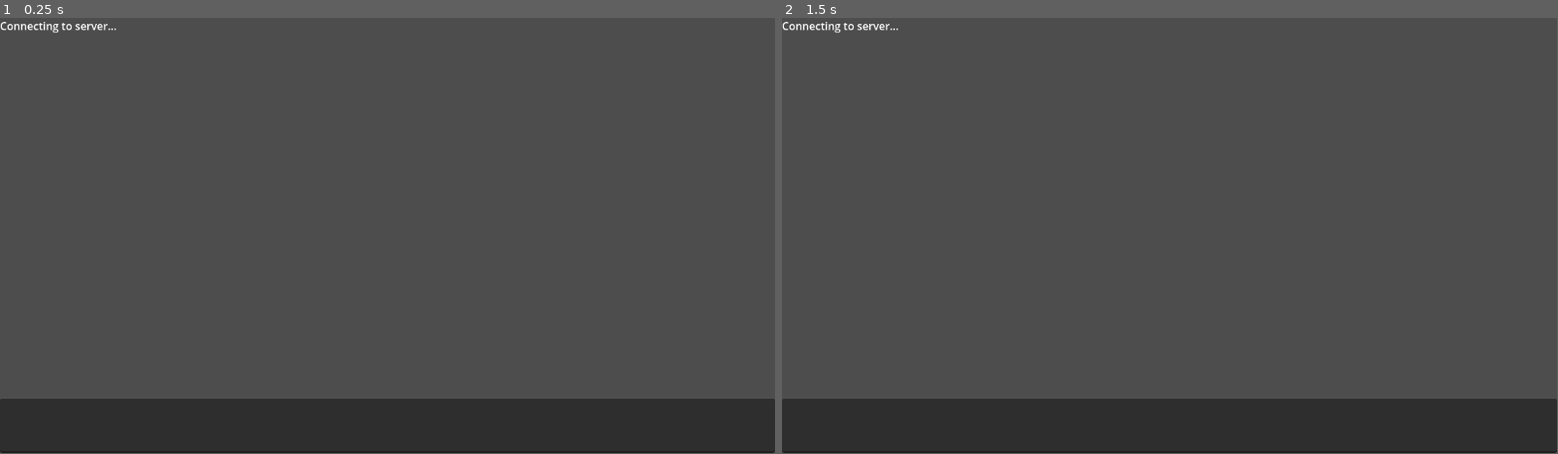
Above: before the commit, frames 1-2 (left to right).
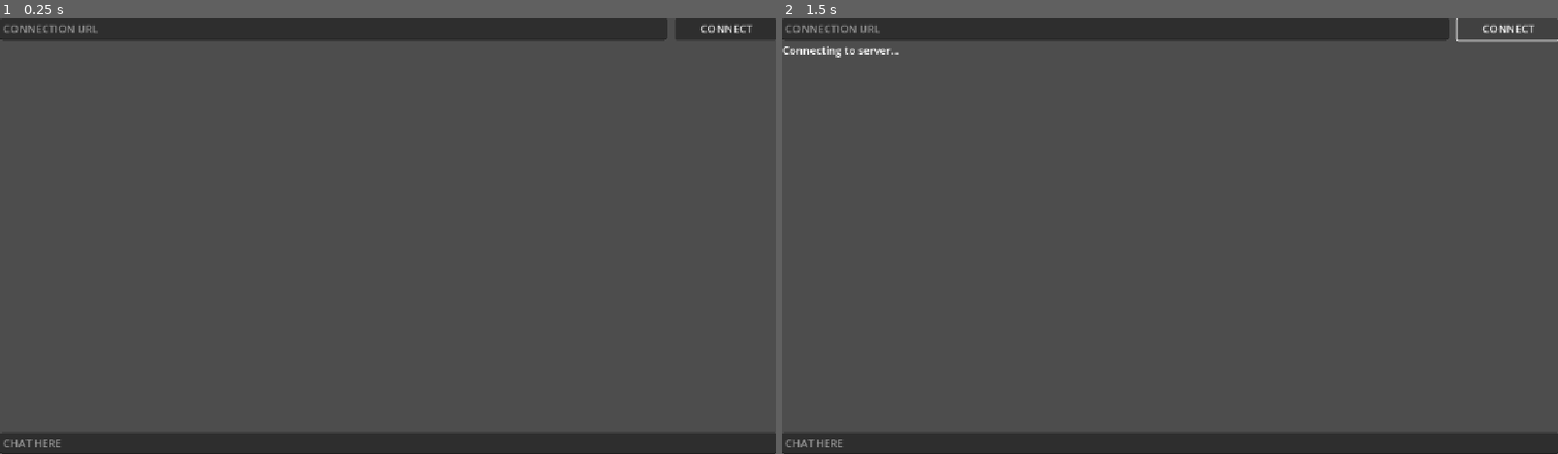
Above: after the commit, the same moments.

Repository: yeti-collective/go-godot-poc
Game: Godot game, scene res://Main.tscn
The game is run twice, just before and just after one commit, with the same random seed, the same clock (stepped at 60 frames per second) and the same inputs.
Inputs (mouse positions are in pixels of both pictures, inside the frame that each line leads up to):
- Up to frame 1 (0.25 s): no input
- Up to frame 2 (1.5 s): click (1503, 26) at 0.5 s, where only the run after the commit has a clickable "CONNECT"
In our replay, the window is 799x449 before the commit and 800x450 after it. These sizes can differ from the game's own. Grey fills any space a smaller window leaves; there, only what the larger window draws over its background counts as a difference.

The runs differ from the first frame. In frame 1, 12% of the frame differs, in the area x 0-100%, y 0-100%; in frame 2, 12%.

Commit message:
Adds editable connection url (#6)
* Adds editable connection url

* Set aspect to keep_height

Diff:
--- a/client/Main.tscn
+++ b/client/Main.tscn
@@ -8,19 +8,37 @@
 
 [node name="GUI" type="CanvasLayer" parent="."]
 
-[node name="ChatLog" type="RichTextLabel" parent="GUI"]
-anchors_preset = 10
+[node name="VBoxContainer" type="VBoxContainer" parent="GUI"]
+anchors_preset = 15
 anchor_right = 1.0
-offset_bottom = 472.0
+anchor_bottom = 1.0
 grow_horizontal = 2
+grow_vertical = 2
+
+[node name="HSplitContainer" type="HSplitContainer" parent="GUI/VBoxContainer"]
+layout_mode = 2
+
+[node name="URLInput" type="LineEdit" parent="GUI/VBoxContainer/HSplitContainer"]
+layout_mode = 2
+size_flags_horizontal = 3
+size_flags_vertical = 0
+placeholder_text = "CONNECTION URL"
+
+[node name="ConnectButton" type="Button" parent="GUI/VBoxContainer/HSplitContainer"]
+custom_minimum_size = Vector2(150, 0)
+layout_mode = 2
+text = "CONNECT"
+
+[node name="ChatLog" type="RichTextLabel" parent="GUI/VBoxContainer"]
+layout_mode = 2
+size_flags_vertical = 3
 script = ExtResource("2_uu6xs")
 metadata/_custom_type_script = "uid://duy2kpxogly3y"
 
-[node name="LineEdit" type="LineEdit" parent="GUI"]
-anchors_preset = 12
-anchor_top = 1.0
-anchor_right = 1.0
-anchor_bottom = 1.0
-offset_top = -81.0
-grow_horizontal = 2
-grow_vertical = 0
+[node name="LineEdit" type="LineEdit" parent="GUI/VBoxContainer"]
+custom_minimum_size = Vector2(100, 30)
+layout_mode = 2
+placeholder_text = "CHAT HERE"
+
+[connection signal="text_submitted" from="GUI/VBoxContainer/HSplitContainer/URLInput" to="." method="_on_url_input_text_submitted"]
+[connection signal="pressed" from="GUI/VBoxContainer/HSplitContainer/ConnectButton" to="." method="_on_connect_button_pressed"]
--- a/client/main.gd
+++ b/client/main.gd
@@ -2,8 +2,28 @@
 
 const packets := preload("res://packets.gd")
 
-@onready var chat_log: ChatLog = $GUI/ChatLog
-@onready var line_input: LineEdit = $GUI/LineEdit
+@onready var chat_log: ChatLog = $GUI/VBoxContainer/ChatLog
+@onready var line_input: LineEdit = $GUI/VBoxContainer/LineEdit
+@onready var url_input: LineEdit = $GUI/VBoxContainer/HSplitContainer/URLInput
+@onready var conn_button: Button = $GUI/VBoxContainer/HSplitContainer/ConnectButton
+
+var connected := false:
+	set(val):
+		connected = val
+		if conn_button != null:
+			conn_button.text = "DISCONNECT" if val else "CONNECT"
+			url_input.editable = !connected
+			line_input.editable = connected
+
+func attempt_connection(url: String):
+	chat_log.info("Connecting to server...")
+	WebsocketClient.connect_to_url("wss://%s/ws" % url)
+
+func close_connection():
+	WebsocketClient.close()
+	WebsocketClient.clear()
+	connected = false
+
 
 func _ready() -> void:
 	# Connect the websocket client to our packet handling methods
@@ -14,14 +34,14 @@
 	# Connect the line input
 	line_input.text_submitted.connect(_on_line_edit_text_submitted)
 
-	chat_log.info("Connecting to server...")
-	WebsocketClient.connect_to_url("ws://127.0.0.1:8080/ws")
 
 func _on_ws_connected_to_server() -> void:
 	chat_log.success("Connected to server!")
+	connected = true
 
 func _on_ws_connection_closed() -> void:
 	chat_log.info("Connection closed")
+	connected = false
 
 func _on_ws_packet_received(packet: packets.Packet) -> void:
 	var sender_id := packet.get_sender_id()
@@ -58,3 +78,16 @@
 
 	# Clear the input field
 	line_input.text = ""
+
+## URL Field functions
+
+func _on_connect_button_pressed() -> void:
+	if connected:
+		close_connection()
+	else:
+		if url_input.text.length() < 0:
+			return
+		attempt_connection(url_input.text)
+
+func _on_url_input_text_submitted(_new_text:String) -> void:
+	_on_connect_button_pressed()
--- a/client/project.godot
+++ b/client/project.godot
@@ -19,6 +19,11 @@
 
 WebsocketClient="*res://autoload/websocket_client.gd"
 
+[display]
+
+window/stretch/mode="canvas_items"
+window/stretch/aspect="keep_height"
+
 [editor_plugins]
 
 enabled=PackedStringArray("res://addons/protobuf/plugin.cfg")
